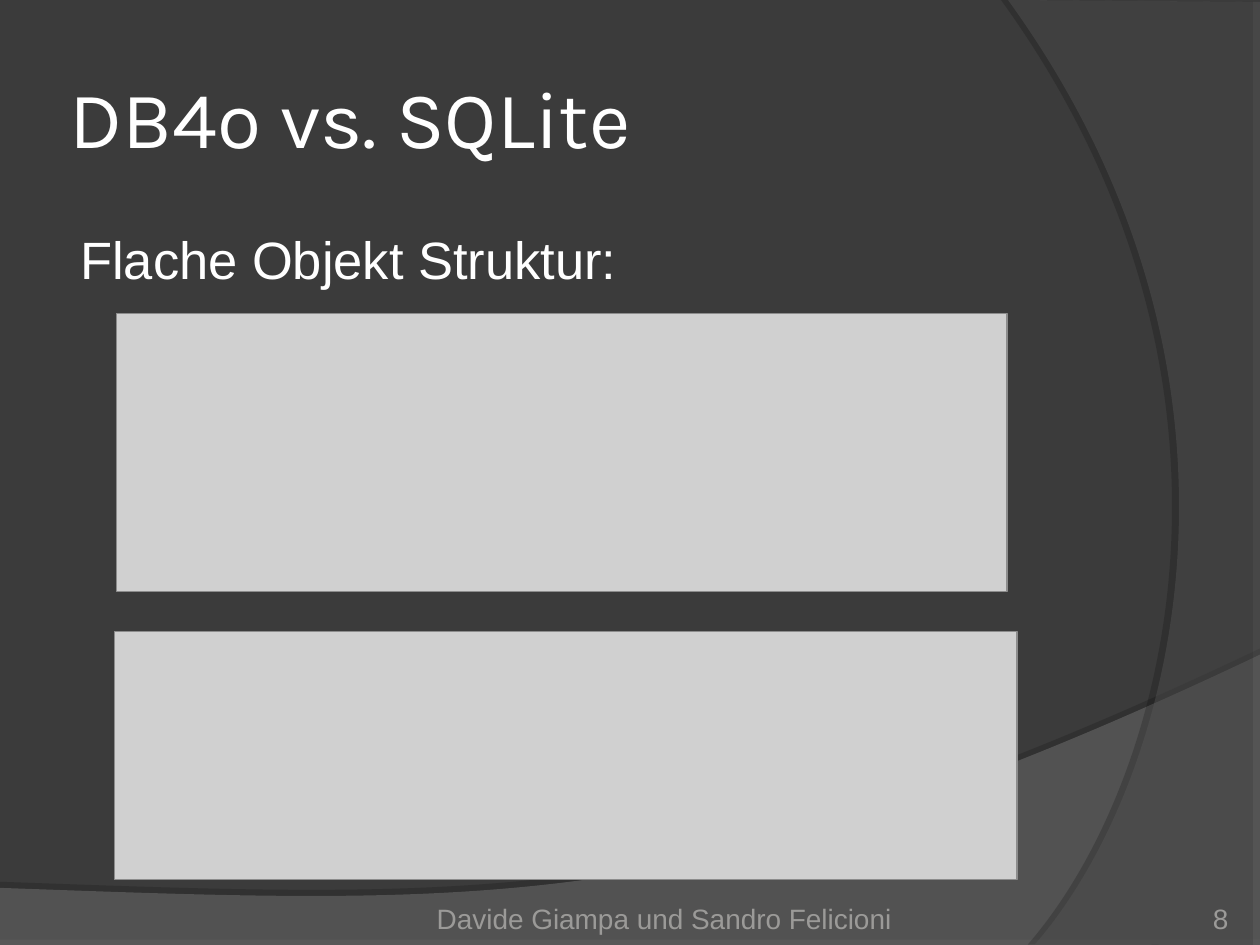
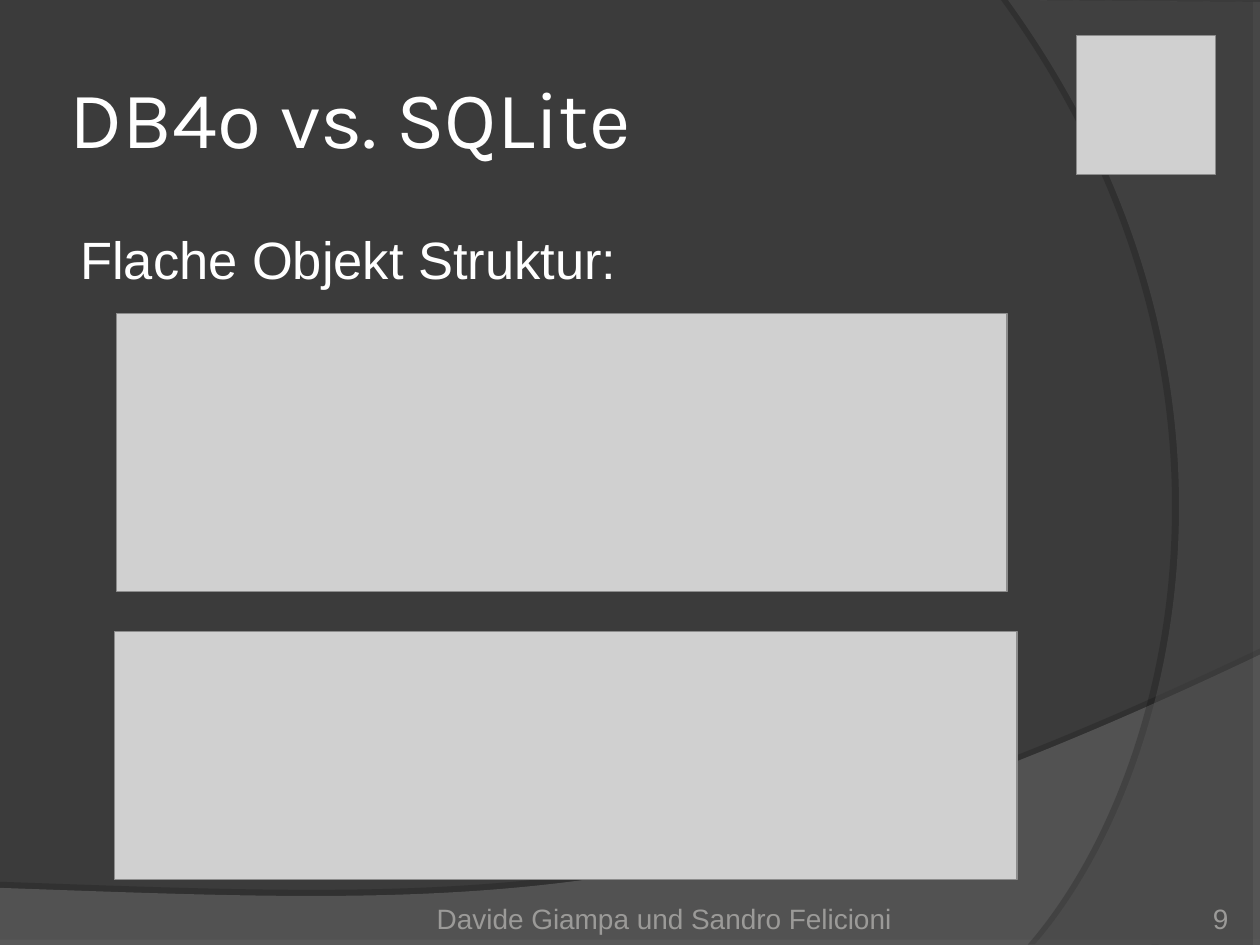
Before and after one commit to Mr-Slash/TrailDevils, a slide deck: slide 9 of doc/01_Project Management/TrailDevils-final.ppt (slide 8 before the commit). Drawn at 1260x945 pixels with LibreOffice and Linux fonts; fonts in the diff are those of the drawing; grey boxes stand for pictures. Boxes give left, top, right and bottom in pixels: in the first picture for what was removed or moved away, otherwise in the second. Text is boxed around its words. In the diff, an @@ line names an element or a change of style, - is before the commit and + after.

```diff
--- a/doc/01_Project Management/TrailDevils-final.ppt
+++ b/doc/01_Project Management/TrailDevils-final.ppt
@@ picture added at (1076,35,1215,174) @@
@@ page number at (1213,910,1229,929): text changed @@
-8
+9
```
Also in this commit, not shown: 10 other slides changed, 9 slides added.
